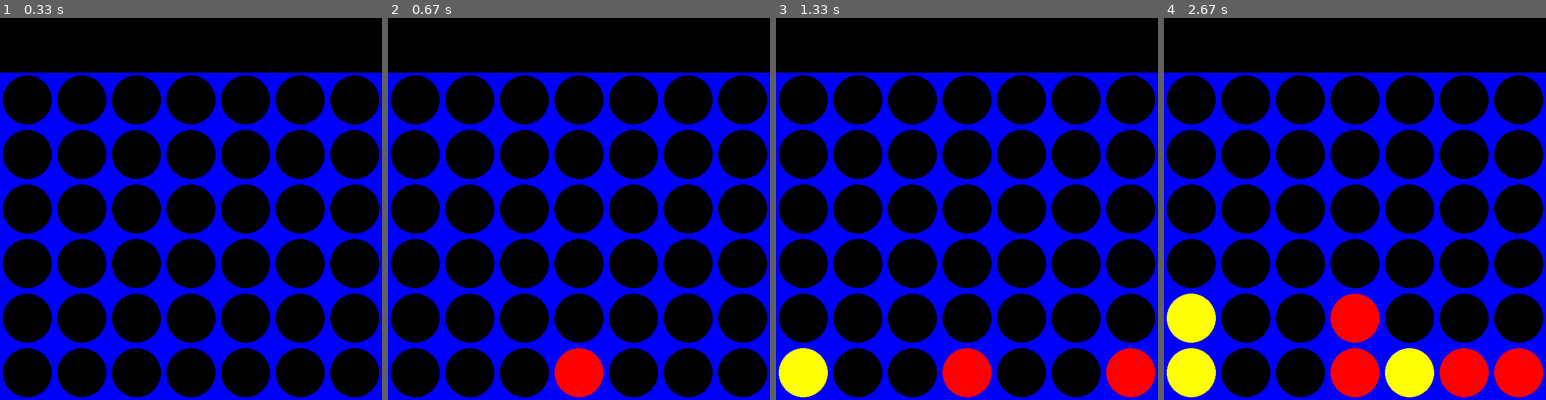
Above: before the commit, frames 1-4 (left to right).
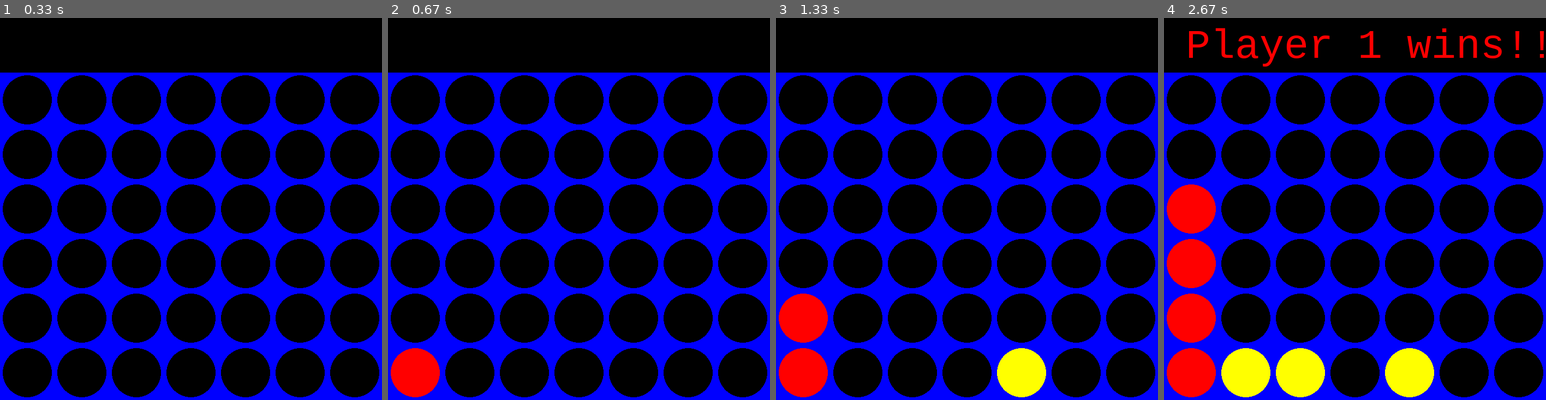
Above: after the commit, the same moments.

Repository: lhwitten/Discrete-Connect4
Game: pygame game, started from minimax_fr.py
Same seed, same stepped clock (60 frames per second), same inputs: the game is played once before the commit and once after it.
Inputs (mouse positions are in pixels of both pictures, inside the frame that each line leads up to):
- Up to frame 1 (0.33 s): no input
- Up to frame 2 (0.67 s): click (579, 209) at 0.38 s
- Up to frame 3 (1.33 s): click (1005, 293) at 0.75 s; click (1108, 342) at 1.1 s
- Up to frame 4 (2.67 s): click (1263, 132) at 1.45 s; click (1355, 254) at 1.82 s; click (1301, 128) at 2.18 s; click (1488, 308) at 2.55 s

Frame 1 is identical in both runs. In frame 2, 2.6% of the frame differs, in the area x 0-57%, y 86-100%; in frame 3, 6.4%; in frame 4, 15%, in the area x 0-100%, y 2-100%.

Commit message:
Update minimax_fr.py

Diff:
--- a/minimax_fr.py
+++ b/minimax_fr.py
@@ -6,6 +6,8 @@
 import math
 
 ################################ ALL MINIMAX HERE
+
+DEPTH = 3
 
 def evaluate_window(window, player):
     score = 0
@@ -272,7 +274,9 @@
             # Ask for Player 1 Input
             if turn == 0:
                 posx = event.pos[0]
-                col = int(math.floor(posx/SQUARESIZE))
+                #col = int(math.floor(posx/SQUARESIZE))
+
+                col, value = minimax(board,DEPTH,False,2)
 
                 if is_valid_location(board, col):
                     row = get_next_open_row(board, col)
@@ -287,10 +291,10 @@
             # # Ask for Player 2 Input
             else:
                 #posx = event.pos[0]
-                #col = int(math.floor(posx/SQUARESIZE))
-
-
-                col, value = minimax(board,3,False,2)
+                col = int(math.floor(posx/SQUARESIZE))
+
+
+                #col, value = minimax(board,DEPTH,False,2)
                 if is_valid_location(board, col):
                     row = get_next_open_row(board, col)
                     drop_piece(board, row, col, 2)
